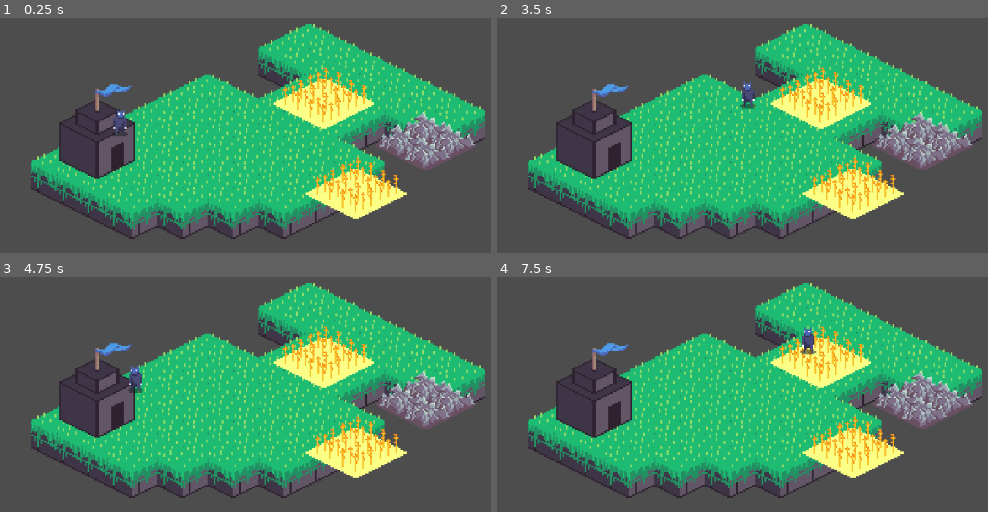
Above: before the commit, frames 1-4 (two rows, left to right).
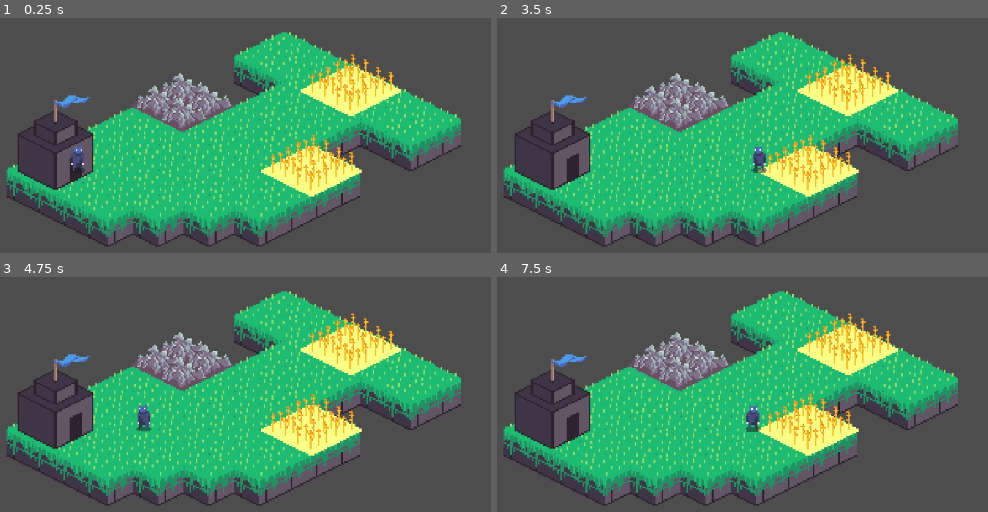
Above: after the commit, the same moments.

Repository: SuperSheaff/Ludum-Dare-55
Game: Godot game, scene res://Scenes/Levels/main.tscn
Two runs of this game, one before a commit and one after it. Both use one fixed random seed, a clock stepped at 60 frames per second and the inputs below.
Inputs:
- Up to frame 1 (0.25 s): no input
- Up to frame 2 (3.5 s): tap Enter at 0.5 s
- Up to frame 3 (4.75 s): no input
- Up to frame 4 (7.5 s): no input

The runs differ from the first frame. In frame 1, 36% of the frame differs, in the area x 1-99%, y 2-98%; in frame 2, 36%; in frame 3, 36%; in frame 4, 36%.

Commit message:
removing all gpt comments and fixing idle on top of tilemap

Diff:
--- a/Scenes/Buildings/house.tscn
+++ b/Scenes/Buildings/house.tscn
@@ -7,4 +7,5 @@
 script = ExtResource("1_ijg66")
 
 [node name="Sprite2D" type="Sprite2D" parent="."]
+position = Vector2(0, -100)
 texture = ExtResource("2_6nar8")
--- a/Scenes/Characters/dude.tscn
+++ b/Scenes/Characters/dude.tscn
@@ -126,6 +126,7 @@
 script = ExtResource("2_eoksl")
 
 [node name="Sprite2D" type="Sprite2D" parent="."]
+position = Vector2(0, -40)
 texture = ExtResource("1_44xdr")
 hframes = 6
 vframes = 5
--- a/Scenes/Levels/main.tscn
+++ b/Scenes/Levels/main.tscn
@@ -13,20 +13,19 @@
 script = SubResource("GDScript_0hur3")
 
 [node name="TileMap" parent="." instance=ExtResource("2_ik118")]
-position = Vector2(542, 202)
 
 [node name="Food" parent="." groups=["Food"] instance=ExtResource("4_fhhta")]
-position = Vector2(910, 134)
+position = Vector2(531, -14)
 
 [node name="Food2" parent="." groups=["Food"] instance=ExtResource("4_fhhta")]
-position = Vector2(1012, 420)
+position = Vector2(406, 241)
+
+[node name="Ore" parent="." groups=["Ore"] instance=ExtResource("4_1ypp8")]
+position = Vector2(-3, 35)
 
 [node name="House" parent="." groups=["Houses"] instance=ExtResource("3_ul3hg")]
-position = Vector2(192, 292)
+position = Vector2(-405, 240)
 
 [node name="Camera2D" type="Camera2D" parent="."]
-position = Vector2(608, 280)
+position = Vector2(143, 93)
 zoom = Vector2(0.455, 0.455)
-
-[node name="Ore" parent="." groups=["Ore"] instance=ExtResource("4_1ypp8")]
-position = Vector2(1233, 266)
--- a/Scenes/Resources/food.tscn
+++ b/Scenes/Resources/food.tscn
@@ -7,4 +7,5 @@
 script = ExtResource("1_pala2")
 
 [node name="Sprite2D" type="Sprite2D" parent="."]
+position = Vector2(0, -80)
 texture = ExtResource("2_u0l2o")
--- a/Scenes/Resources/ore.tscn
+++ b/Scenes/Resources/ore.tscn
@@ -7,4 +7,5 @@
 script = ExtResource("1_ts5xx")
 
 [node name="Sprite2D" type="Sprite2D" parent="."]
+position = Vector2(0, -80)
 texture = ExtResource("2_05gkq")
--- a/Scripts/Dude/States/Collect Food/dude_food.gd
+++ b/Scripts/Dude/States/Collect Food/dude_food.gd
@@ -2,7 +2,7 @@
 class_name DudeFood
 
 var food
-var collect_distance = 50  # Distance at which dude starts collecting
+var collect_distance = 50
 var collect_duration = 0.5
 
 var house_distance = 50
@@ -12,4 +12,4 @@
 	if food == null:
 		food = dude.get_task()
 
-	house_position = dude.get_house_position()  # You need to define how to get the house position
+	house_position = dude.get_house_position()
--- a/Scripts/Dude/States/Collect Food/dude_food_bring_food_home.gd
+++ b/Scripts/Dude/States/Collect Food/dude_food_bring_food_home.gd
@@ -4,16 +4,16 @@
 func Enter():
 	super.Enter()
 
-	dude_animator.play("move_food")  # Assuming there's a walking animation
+	dude_animator.play("move_food")
 
 func Update(delta: float):
 	super.Update(delta)
-	move_towards_house(delta)  # Handle movement towards the house
+	move_towards_house(delta)
 
 
 func Physics_Update(delta: float):
 	super.Physics_Update(delta)
-	# Handle physical movement towards the house
+
 	if house_position:
 		var direction = (house_position - dude.global_position).normalized()
 		dude.velocity = direction * move_speed
@@ -25,6 +25,6 @@
 		var distance = dude.global_position.distance_to(house_position)
 		if distance <= house_distance:
 			GameController.add_food()
-			Transitioned.emit(self, "MoveToFood")  # Change to the state to move towards food again
+			Transitioned.emit(self, "MoveToFood")
 	else:
-		Transitioned.emit(self, "IdleRoam")  # No house found, return to idle or some other state
+		Transitioned.emit(self, "IdleRoam")
--- a/Scripts/Dude/States/Collect Food/dude_food_move_to_food.gd
+++ b/Scripts/Dude/States/Collect Food/dude_food_move_to_food.gd
@@ -4,17 +4,16 @@
 func Enter():
 	super.Enter()
 
-	dude_animator.play("move")  # Assuming there's a walking animation
+	dude_animator.play("move")
 
 func Update(delta: float):
 	super.Update(delta)
 
-	# Remove pause related logic if not necessary
-	move_towards_food(delta)  # Handle movement towards the food
+	move_towards_food(delta)
 
 func Physics_Update(delta: float):
 	super.Physics_Update(delta)
-	# Handle physical movement towards the target food
+
 	if food:
 		var direction = (food.global_position - dude.global_position).normalized()
 		dude.velocity = direction * move_speed
@@ -25,6 +24,6 @@
 	if food:
 		var distance = dude.global_position.distance_to(food.global_position)
 		if distance <= collect_distance:
-			Transitioned.emit(self, "CollectFood")  # Change to the appropriate state to collect food
+			Transitioned.emit(self, "CollectFood")
 	else:
-		Transitioned.emit(self, "IdleRoam")  # No food found, return to idle or some other state
+		Transitioned.emit(self, "IdleRoam")
--- a/Scripts/Dude/States/Collect Ore/dude_ore_bring_ore_home.gd
+++ b/Scripts/Dude/States/Collect Ore/dude_ore_bring_ore_home.gd
@@ -24,7 +24,7 @@
 	if house_position:
 		var distance = dude.global_position.distance_to(house_position)
 		if distance <= house_distance:
-			GameController.add_food()
+			GameController.add_ore()
 			Transitioned.emit(self, "MoveToOre")
 	else:
 		Transitioned.emit(self, "IdleRoam")
--- a/Scripts/Dude/States/Idle/dude_idle.gd
+++ b/Scripts/Dude/States/Idle/dude_idle.gd
@@ -2,10 +2,6 @@
 class_name DudeIdle
 
 var task
-
-#func Enter():
-	#print("Test")
-
 
 func Update(delta: float):
 
@@ -21,7 +17,12 @@
 		Transitioned.emit(self, "MoveToOre")
 		print("Received Ore task")
 
-	#elif task is Metal:
-		#print("Received metal task")
-	#else:
-		#print("Unknown task")
+	#elif task is Pray:
+		#dude.set_task(task)
+		#Transitioned.emit(self, "MoveToPray")
+		#print("Received Pray task")
+
+	#elif task is Fight:
+		#dude.set_task(task)
+		#Transitioned.emit(self, "MoveToFight")
+		#print("Received Fight task")
--- a/Scripts/Dude/States/Idle/dude_idle_roam.gd
+++ b/Scripts/Dude/States/Idle/dude_idle_roam.gd
@@ -1,41 +1,45 @@
 extends DudeIdle
 class_name DudeIdleRoam
 
-var wander_time : float
+var target_position: Vector2
 
 func Enter():
 	super.Enter()
-
 	randomize_wander()
 	dude_animator.play("move")
 
 func Update(delta: float):
 	super.Update(delta)
 
-	if wander_time > 0:
-		wander_time -= delta
-
-	else:
+	if dude.global_position.distance_to(target_position) < 10.0:
 		Transitioned.emit(self, "IdlePause")
 
 func Physics_Update(delta: float):
 	super.Physics_Update(delta)
-
-	if dude:
-		dude.velocity = move_direction * move_speed
-
-		var motion = dude.velocity * delta
-		var new_position = dude.global_position + motion
-		if is_within_tilemap_bounds(new_position):
-			dude.global_position = new_position
-		else:
-			dude.velocity = Vector2.ZERO
+	if dude and target_position != null:
+		var direction = (target_position - dude.global_position).normalized()
+		dude.velocity = direction * move_speed
 
 func randomize_wander():
-	move_direction = Vector2(randf_range(-1, 1), randf_range(-1, 1)).normalized()
-	wander_time = randf_range(0, 1)
+	var tilemap = GameController.tilemap
+	var bounds = tilemap.get_used_rect()
+	var random_cell = Vector2()
+	var valid_cell_found = false
+
+	while not valid_cell_found:
+		random_cell = Vector2(
+			randi() % int(bounds.size.x) + bounds.position.x,
+			randi() % int(bounds.size.y) + bounds.position.y
+		)
+
+		if tilemap.get_cell_source_id(0, random_cell) != -1:
+			valid_cell_found = true
+
+	target_position = tilemap.map_to_local(random_cell) + tilemap.tile_set.tile_size * 0.5
+
 
 func is_within_tilemap_bounds(position):
 	var tilemap = GameController.tilemap
-	var cell = tilemap.local_to_map(position)
+	var local_position = tilemap.to_local(position)
+	var cell = tilemap.local_to_map(local_position)
 	return tilemap.get_cell_source_id(0, cell) != -1
--- a/Scripts/game_controller.gd
+++ b/Scripts/game_controller.gd
@@ -4,16 +4,17 @@
 @onready var tilemap = get_node("/root/Main/TileMap")
 
 var current_food = 0
+var current_ore = 0
 
 func _ready():
 	spawn_dude()
 
 func check_for_task(dude_position):
 	var closest_resource = null
-	var min_distance = INF  # Set to infinity to ensure any real distance is shorter
-	var resource_type = null  # Keeps track of whether the closest resource is food or ore
+	var min_distance = INF  # Using a high initial distance to compare against
+	var resource_type = null
 
-	# Get all Food instances in the scene
+	# First, try to find the closest unassigned food item
 	var food_items = get_tree().get_nodes_in_group("Food")
 	for food in food_items:
 		if not food.is_assigned:
@@ -23,37 +24,34 @@
 				closest_resource = food
 				resource_type = "food"
 
-	# Get all Ore instances in the scene
-	var ore_items = get_tree().get_nodes_in_group("Ore")
-	for ore in ore_items:
-		if not ore.is_assigned:
-			var distance = dude_position.distance_to(ore.global_position)
-			if distance < min_distance:
-				min_distance = distance
-				closest_resource = ore
-				resource_type = "ore"
+	# Only check for ore if no unassigned food was found
+	if closest_resource == null:
+		var ore_items = get_tree().get_nodes_in_group("Ore")
+		for ore in ore_items:
+			if not ore.is_assigned:
+				var distance = dude_position.distance_to(ore.global_position)
+				if distance < min_distance:
+					min_distance = distance
+					closest_resource = ore
+					resource_type = "ore"
 
-	# If a closest resource is found, assign it to the dude
+	# Assign the dude to the resource if one is found
 	if closest_resource:
-		if resource_type == "food":
-			closest_resource.assign_to_dude()  # Mark the food as assigned
-		elif resource_type == "ore":
-			closest_resource.assign_to_dude()  # Mark the ore as assigned
+		closest_resource.assign_to_dude()
 		return closest_resource
 
 	return null
 
-
 func spawn_dude():
 	var new_dude = dude_scene.instantiate()
-	var house = find_nearest_house(new_dude.global_position)  # Assuming a method to find the nearest house
+	var house = find_nearest_house(new_dude.global_position)
 	if house:
-		new_dude.house = house  # Assign house to Dude
-		house.add_child(new_dude)  # Add the new Dude to the scene
+		new_dude.house = house
+		house.add_child(new_dude)
 		print("Dude spawned and assigned to house at position: ", house.global_position)
 
 func find_nearest_house(dude_position):
-	var houses = get_tree().get_nodes_in_group("Houses")  # Assuming all houses are in a group named "Houses"
+	var houses = get_tree().get_nodes_in_group("Houses")
 	var nearest_house = null
 	var min_distance = INF
 
@@ -69,5 +67,9 @@
 	current_food += 1
 	if current_food >= 4:
 		spawn_dude()
-		current_food = 0  # Reset current_food if needed, or manage this differently depending on game logic
+		current_food = 0
 	print("Food: ", current_food)
+
+func add_ore():
+	current_ore += 1
+	print("Food: ", current_ore)
--- a/Tilemaps/tile_map.tscn
+++ b/Tilemaps/tile_map.tscn
@@ -6,6 +6,7 @@
 texture = ExtResource("1_ppaqr")
 texture_region_size = Vector2i(160, 160)
 0:0/0 = 0
+0:0/0/texture_origin = Vector2i(0, -40)
 
 [sub_resource type="TileSet" id="TileSet_huvut"]
 tile_shape = 1
@@ -15,6 +16,7 @@
 sources/1 = SubResource("TileSetAtlasSource_j0wsr")
 
 [node name="TileMap" type="TileMap"]
+y_sort_enabled = true
 tile_set = SubResource("TileSet_huvut")
 format = 2
 layer_0/y_sort_enabled = true
